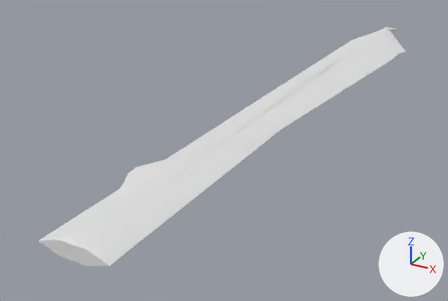
The glTF model godot/assets/waffen/modelle/schwertklinge/t6_3.glb: old version first, new version second.
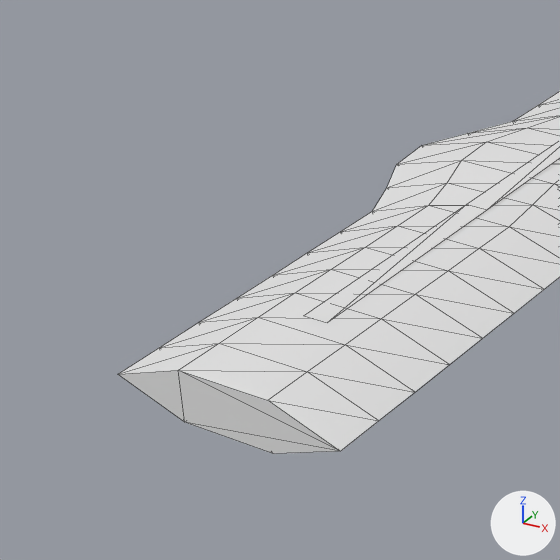
Old and new are each drawn whole from a camera (50 mm lens) standing at (0.233, -0.123, 0.206) and looking at (-0.049, 0.39, -0.05) and again close up on the part from 0% to 40% of the width and 40% to 100% of the height. The lights are fixed; the arrows at lower right show +X, +Y and +Z. The first two pictures are the older version. The close-ups show mesh edges as thin lines. Vertices at exactly the same position are counted once.

In view in the first close-up: 'schwertklinge_t6_3'.
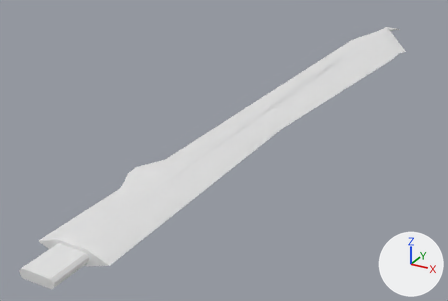
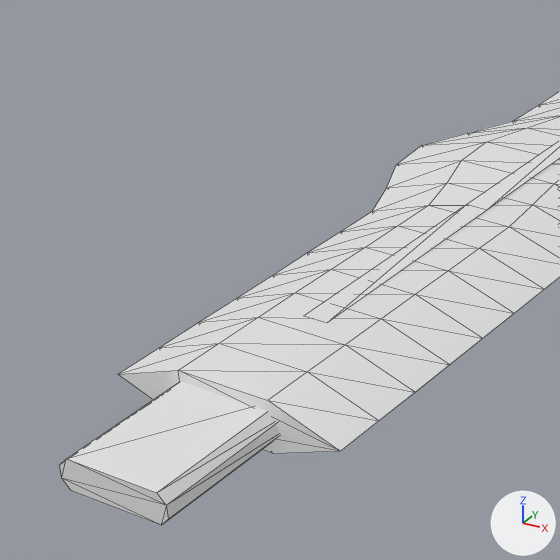
Edits to the bpy script that builds the scene:
```text
Add mat_beschlag:
    mat_beschlag = principled_material('beschlag')
    mat_beschlag.base_color = (0.8, 0.8, 0.8)  # white #e7e7e7
Change me_schwertklinge_t6_3:
    used by ob_schwertklinge_t6_3; location = (0.0, 0.0, 0.0)
    remove me_schwertklinge_t6_3.from_pydata(...)  # 397 vertices, 750 faces; spans x -0.039..0.059, y 0.112..0.812, z -0.006..0.006
    add me_schwertklinge_t6_3.from_pydata(...)  # 413 vertices, 778 faces; spans x -0.039..0.059, y 0.082..0.812, z -0.006..0.006
    me_schwertklinge_t6_3 part 1: a new loose piece of 16 vertices spanning x -0.013..0.013, y 0.082..0.118, z -0.004..0.003, in mat_beschlag (white #e7e7e7)
    add me_schwertklinge_t6_3.materials.append(mat_beschlag)  # white #e7e7e7
```

Pixel boxes (x1, y1, x2, y2) of what changed, in the close-ups (560 x 560 px):
'schwertklinge_t6_3', reshaped
    before: (118, 91, 560, 454)
    after: (60, 91, 560, 525)
part 1 of me_schwertklinge_t6_3, added
    after: (60, 381, 278, 525)
